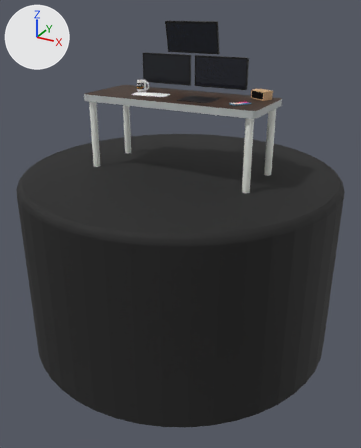
The glTF model front/src/assets/scene.glb, before and after one commit.
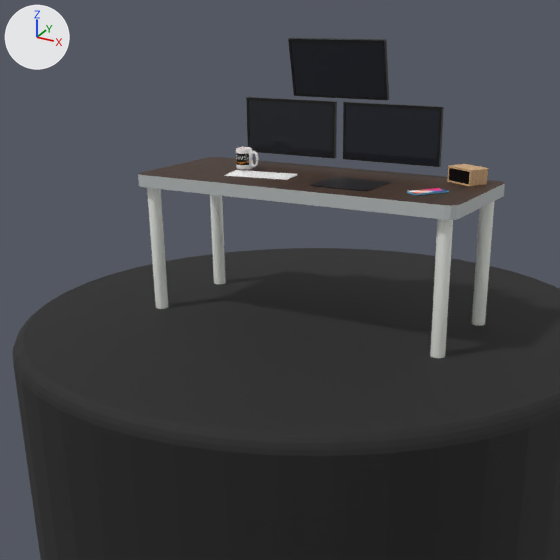
Old and new are each drawn whole from a 50 mm camera at (13.04, -23.7, 8.63) aimed at (0.38, -0.68, -2.88) and again close up on the part from 3% to 86% of the width and 0% to 67% of the height. The axes (+X, +Y, +Z) are drawn at upper left. The lights are the same throughout. Where no turn or scale is listed for an object, it has been applied to the vertices.

The scene before the commit, as lines of its bpy script (objects in view):
```python
ob_cylinder = bpy.data.objects.new('Cylinder', me_cylinder)
ob_cylinder.location = (0.0, 0.0, -4.96)
ob_ecran1___gauche = bpy.data.objects.new('ECRAN1 - GAUCHE', me_cube_003)
ob_ecran1___gauche.location = (-1.75, 1.58, 5.31)
ob_ecran2___droite = bpy.data.objects.new('ECRAN2 - DROITE', me_cube_004)
ob_ecran2___droite.location = (1.59, 1.58, 5.31)
ob_ecran3___top = bpy.data.objects.new('ECRAN3 - TOP', me_cube_005)
ob_ecran3___top.location = (-0.08, 1.44, 7.03)
ob_iphone = bpy.data.objects.new('iphone', me_plane)
ob_iphone.location = (3.68, -0.65, 4.23)
# also in view: 'ALARM' at (4.06, 1.27, 4.39); 'pied4' at (-4.61, -1.6, 2.0); 'plateau' at (0.0, 0.0, 4.0); 'pied3' at (4.58, 1.58, 2.0); 'pied2' at (4.58, -1.6, 2.0)
```
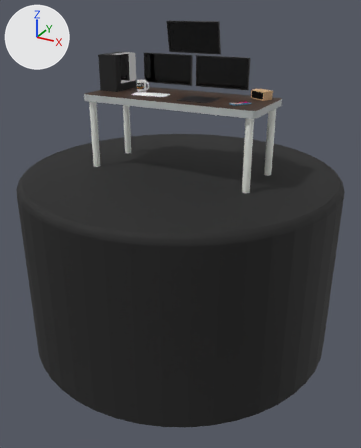
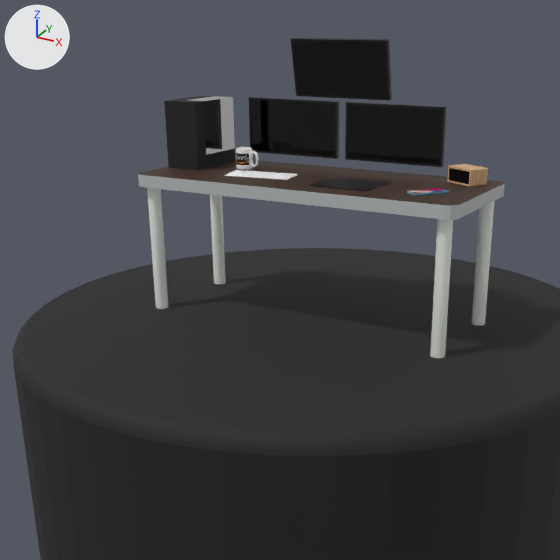
Changed parts and their boxes (x1, y1, x2, y2) in the close-ups (560 x 560 px):
'ECRAN2 - DROITE', surface changed, moved
    before: (343, 102, 444, 167)
    after: (345, 102, 446, 167)
'ECRAN3 - TOP', surface changed, moved
    before: (288, 38, 389, 100)
    after: (291, 38, 392, 101)
'ECRAN1 - GAUCHE', surface changed, moved
    before: (246, 97, 337, 158)
    after: (249, 97, 339, 159)
'Computer', added (black)
    after: (164, 96, 235, 170)
    faces in mat_boitier (black #1f1f1f): (164, 96, 235, 170)
    faces in mat_verre (dark blue #363c49): (190, 96, 235, 155)
'iphone', surface changed
    both: (407, 188, 446, 195)

The change, as a list of edits to the scene's bpy script:
```text
Add img_image:
    img_image = load_image('Image', '_unpacked/Image', 151, 269, 'sRGB')
Add img_printed_circuit_2:
    img_printed_circuit_2 = load_image('printed_circuit_2', '_unpacked/printed_circuit_2', 350, 350, 'sRGB')
Change mat_ecran:
    where n0 = _N.new('ShaderNodeBsdfPrincipled'); n0.name = 'Principled BSDF'
    add n0.inputs[2].default_value = 0.0  # 'Roughness'
    add n0.inputs[3].default_value = 1.45  # 'IOR'
    add n0.inputs[18].default_value = 0.315  # 'Transmission Weight'
    add n3 = _N.new('ShaderNodeMix'); n3.name = 'Mix'
    add n3.data_type = 'RGBA'
    add n3.blend_type = 'MULTIPLY'
    add n3.inputs[0].default_value = 1.0  # 'Factor'
    add n3.inputs[7].default_value = (3.215, 1.625, 5.689, 1.0)  # 'B', white #ffffff
    add n4 = _N.new('ShaderNodeTexImage'); n4.name = 'Image Texture.001'
    add n4.image = img_image
    add _L.new(n3.outputs[2], n0.inputs[14])  # 'Result' to 'Specular Tint'
    add _L.new(n4.outputs[0], n3.inputs[6])  # 'Color' to 'A'
Change mat_ecran_001:
    add mat_ecran_001.transmission_weight = 1.0
Change mat_ecran_002:
    add mat_ecran_002.transmission_weight = 1.0
Change mat_ecran_003:
    add mat_ecran_003.transmission_weight = 1.0
Add mat_circuit_imprime:
    mat_circuit_imprime = principled_material('circuit imprime')
    mat_circuit_imprime.texture = img_printed_circuit_2
Add mat_boitier:
    mat_boitier = principled_material('boitier')
    mat_boitier.base_color = (0.0134, 0.0134, 0.0134)  # black #1f1f1f
    mat_boitier.roughness = 0.941
Add mat_verre:
    mat_verre = principled_material('verre')
    mat_verre.base_color = (0.0375, 0.0449, 0.0668)  # dark blue #363c49
    mat_verre.roughness = 0.0
    mat_verre.ior = 1.45
    mat_verre.transmission_weight = 1.0
Add me_cube_006:
    me_cube_006.from_pydata(...)  # 23 vertices, 44 faces; spans x -1.0..0.11, y -1.0..1.0, z -1.0..1.0
    # faces by material slot: [38, 2, 4]
    me_cube_006.materials.append(mat_boitier)  # black #1f1f1f
    me_cube_006.materials.append(mat_circuit_imprime)  # picture img_printed_circuit_2
    me_cube_006.materials.append(mat_verre)  # dark blue #363c49
Change ob_ecran1___gauche:
    ob_ecran1___gauche.location: (-1.75, 1.58, 5.31) -> (-1.67, 1.58, 5.31)
Change ob_ecran2___droite:
    ob_ecran2___droite.location: (1.59, 1.58, 5.31) -> (1.67, 1.58, 5.31)
Change ob_ecran3___top:
    ob_ecran3___top.location: (-0.08, 1.44, 7.03) -> (0.0, 1.44, 7.03)
Add ob_computer:
    ob_computer = bpy.data.objects.new('Computer', me_cube_006)
    ob_computer.location = (-3.87, 0.5, 5.11)
```
